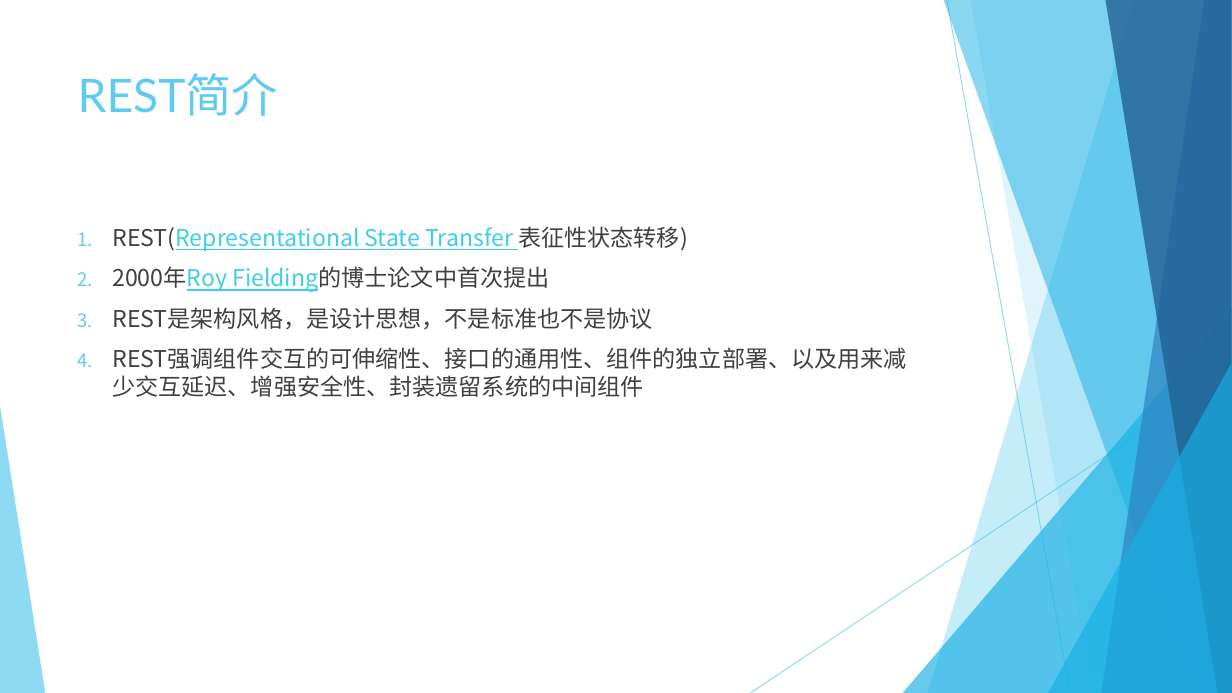
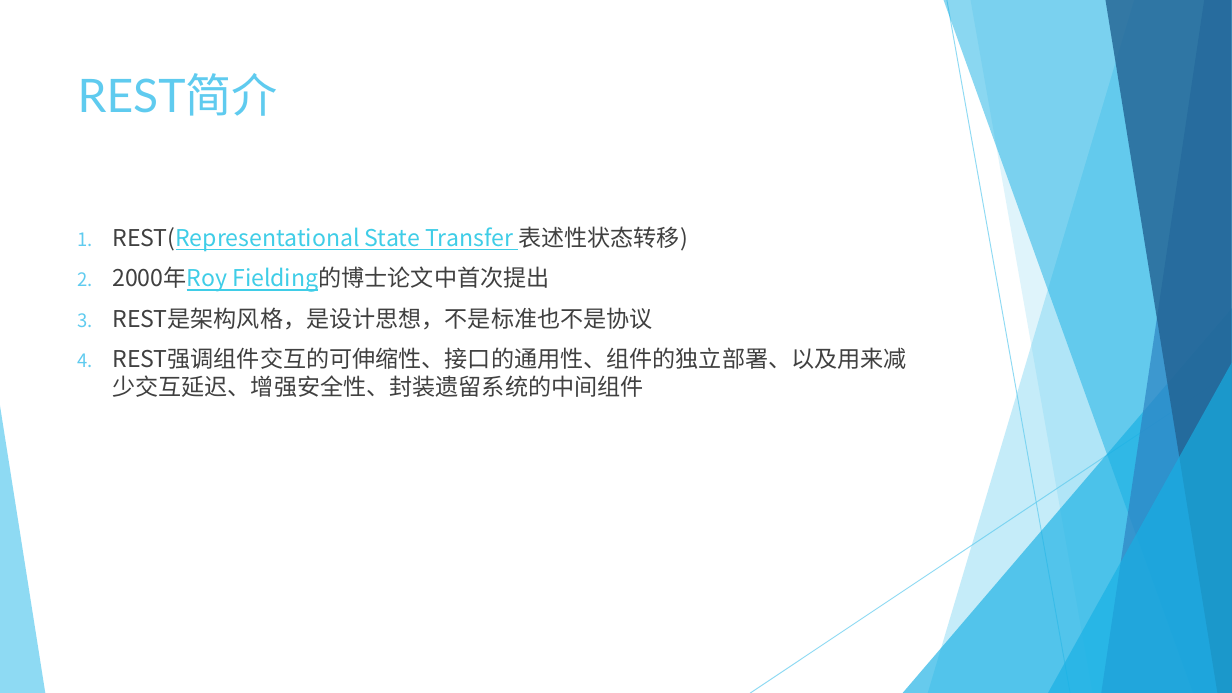
Before and after one commit to Crab2died/micro-boot, a slide deck: slide 3 of rest-api/RESTful.pptx. Drawn at 1232x693 pixels with LibreOffice and Linux fonts; fonts in the diff are those of the drawing. Boxes give left, top, right and bottom in pixels: in the first picture for what was removed or moved away, otherwise in the second. Text is boxed around its words. In the diff, an @@ line names an element or a change of style, - is before the commit and + after.

```diff
--- a/rest-api/RESTful.pptx
+++ b/rest-api/RESTful.pptx
@@ text at [112, 226, 688, 251]: text changed @@
-1. REST(Representational State Transfer 表征性状态转移)
+1. REST(Representational State Transfer 表述性状态转移)
```
Also in this commit, not shown: 5 other slides changed, 1 slide added.
